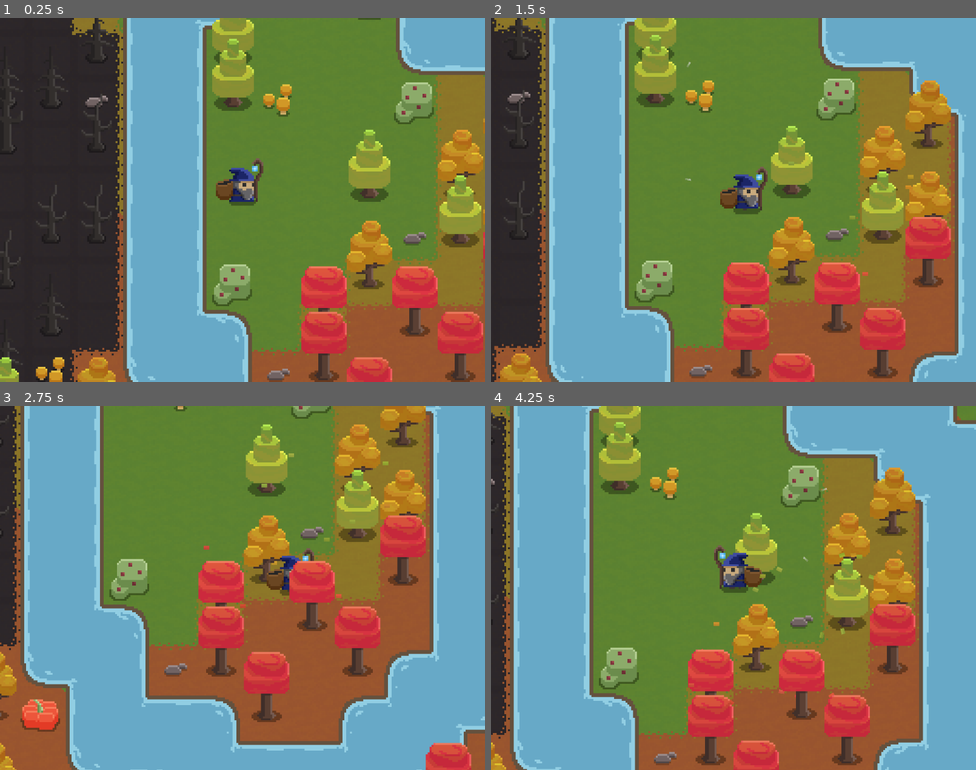
Above: before the commit, frames 1-4 (two rows, left to right).
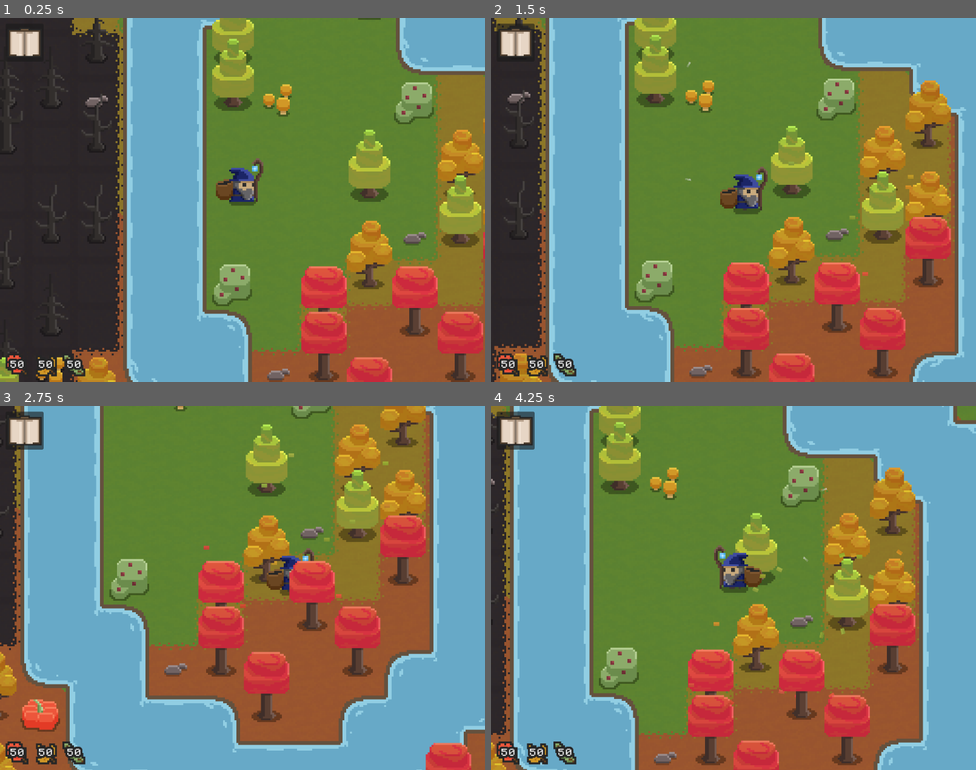
Above: after the commit, the same moments.

Repository: Pro1d/EchoesOfAmber
Game: Godot game, scene res://scenes/world.tscn
Two runs of this game, one before a commit and one after it. Both use one fixed random seed, a clock stepped at 60 frames per second and the inputs below. Sound files missing from this copy of the repository are replaced by a short silence.
Inputs:
- Up to frame 1 (0.25 s): no input
- Up to frame 2 (1.5 s): hold D (move_right) 0.53-1.28 s; tap E (attract_leaves) at 0.6 s; hold S (move_down) from 1.28 s (still down); tap 3 (put_green) at 1.35 s
- Up to frame 3 (2.75 s): release S (move_down) at 2.03 s; hold D (move_right) from 2.03 s (still down); tap 1 (put_red) at 2.1 s
- Up to frame 4 (4.25 s): release D (move_right) at 2.78 s; hold W (move_up) 2.78-3.53 s; tap 2 (put_yellow) at 2.85 s; hold A (move_left) from 3.53 s (still down); tap E (attract_leaves) at 3.6 s

The runs differ from the first frame. In frame 1, 1.4% of the frame differs, in the area x 1-98%, y 0-100%; in frame 2, 1.8%; in frame 3, 2.1%; in frame 4, 2.1%, in the area x 1-100%, y 0-100%.

Commit message:
Cinematic dev

Diff:
--- a/resources/audio/default_bus_layout.tres
+++ b/resources/audio/default_bus_layout.tres
@@ -6,7 +6,7 @@
 
 [resource]
 bus/0/effect/0/effect = SubResource("AudioEffectAmplify_eeyjl")
-bus/0/effect/0/enabled = false
+bus/0/effect/0/enabled = true
 bus/1/name = &"Music"
 bus/1/solo = false
 bus/1/mute = false
--- a/scenes/fx/global_sfx.tscn
+++ b/scenes/fx/global_sfx.tscn
@@ -41,5 +41,5 @@
 
 [node name="MusicLayer2" type="AudioStreamPlayer" parent="."]
 stream = ExtResource("7_hakrh")
-volume_db = -12.0
+volume_db = -17.0
 bus = &"Music"
--- a/scenes/world.tscn
+++ b/scenes/world.tscn
@@ -308,4 +308,16 @@
 [node name="GlobalSFX" parent="AreaManager" instance=ExtResource("16_58ayc")]
 unique_name_in_owner = true
 
+[node name="CinematicMarkers" type="Node2D" parent="AreaManager"]
+unique_name_in_owner = true
+position = Vector2(25, 3)
+
+[node name="OpenBridge" type="Marker2D" parent="AreaManager/CinematicMarkers"]
+position = Vector2(443, 168)
+gizmo_extents = 16.5
+
+[node name="Intro" type="Marker2D" parent="AreaManager/CinematicMarkers"]
+position = Vector2(226, 289)
+gizmo_extents = 16.5
+
 [node name="CinematicAnim" type="AnimationPlayer" parent="."]
--- a/scripts/ui/menu.gd
+++ b/scripts/ui/menu.gd
@@ -12,7 +12,7 @@
 	_play_button.pressed.connect(play_clicked.emit)
 
 func display_current_quest_text(txt: String) -> void:
-	_quest_label.append_text(txt)
+	_quest_label.text = txt
 	_quest_label.visible_characters = 0
 	_writing_sfx.play()
 
--- a/scripts/world.gd
+++ b/scripts/world.gd
@@ -28,6 +28,7 @@
 	menu.play_clicked.connect(_resume_game)
 	hud.open_menu_clicked.connect(_pause_game)
 
+	_set_menu_visible(false)
 	_update_leaves_hud(false)
 	_start_introduction()
 
@@ -72,6 +73,9 @@
 # Cinematic / QUEST stuff starts here
 # ================================================================================================
 
+@onready var intro_area_marker : Marker2D = %CinematicMarkers/Intro
+@onready var open_bridge_marker : Marker2D = %CinematicMarkers/OpenBridge
+
 var current_quests : Array[Quests] = [Quests.Q1_GET_LEAVES]
 var q1_leaves_count := 0
 var q1_target_leaves := 20
@@ -97,6 +101,22 @@
 [/color]
 """
 
+func _cinematic_move_start(target_pos: Vector2, duration: float) -> void:
+	player.set_listening(false) # move listen to camera
+	var tween := get_tree().create_tween()
+	var offset := target_pos - camera.global_position
+	tween.tween_property(camera, "offset",  offset, duration)
+	await tween.finished
+	tween.kill()
+
+func _cinematic_move_end(duration: float) -> void:
+	var tween := get_tree().create_tween()
+	tween = get_tree().create_tween()
+	tween.tween_property(camera, "offset", Vector2(), duration)
+	await tween.finished
+	player.set_listening(true)
+	tween.kill()
+
 # Starts the game introduction
 func _start_introduction() -> void:
 	if SKIP_INTRO:
@@ -106,20 +126,10 @@
 	await blackbars.set_enabled(true)
 
 	# Camera movement to the side
-	var offset := -192
-	player.set_listening(false) # move listen to camera
-	var tween := get_tree().create_tween()
-	tween.tween_property(camera, "offset",  camera.offset + Vector2(offset, 0), 3)
-	await tween.finished
-
+	await _cinematic_move_start(intro_area_marker.global_position, 3)
 	await get_tree().create_timer(2).timeout
-
-	# Make the camera go back.
-	tween = get_tree().create_tween()
-	tween.tween_property(camera, "offset",  camera.offset + Vector2(-offset, 0), 3)
-	await tween.finished
+	await _cinematic_move_end(3)
 	await get_tree().create_timer(1).timeout
-	player.set_listening(true)
 
 	# Remove blackbars
 	await blackbars.set_enabled(false)
@@ -134,15 +144,17 @@
 	# Show black bars
 	player.lock_player = true
 	await blackbars.set_enabled(true)
+	await _cinematic_move_start(open_bridge_marker.global_position, 3)
 	Config.sfx.play_area_cleared()
 	await get_tree().create_timer(1).timeout
+	await _cinematic_move_end(3)
+
 	await blackbars.set_enabled(false)
 
 	# Add the new quest
 	current_quests.append(Quests.Q2_CLEAR_AREA_1)
 	_set_menu_visible(true)
 	await menu.display_current_quest_text(_q2_text)
-	Config.sfx.play_music_layer_1()
 
 
 func _update_leaves_quest() -> void:
@@ -156,6 +168,7 @@
 	if all_leaves >= q1_leaves_count:
 		_on_q1_leaves_quest_finished()
 
+
 func _on_area_cleared(area: AreaManager.AreaData) -> void:
 	print("Cleared area: " + str(area.area_id))
 	player.lock_player = true
@@ -164,5 +177,3 @@
 	await get_tree().create_timer(5).timeout
 	await blackbars.set_enabled(false)
 	player.lock_player = false
-
-	Config.sfx.play_music_layer_2()
